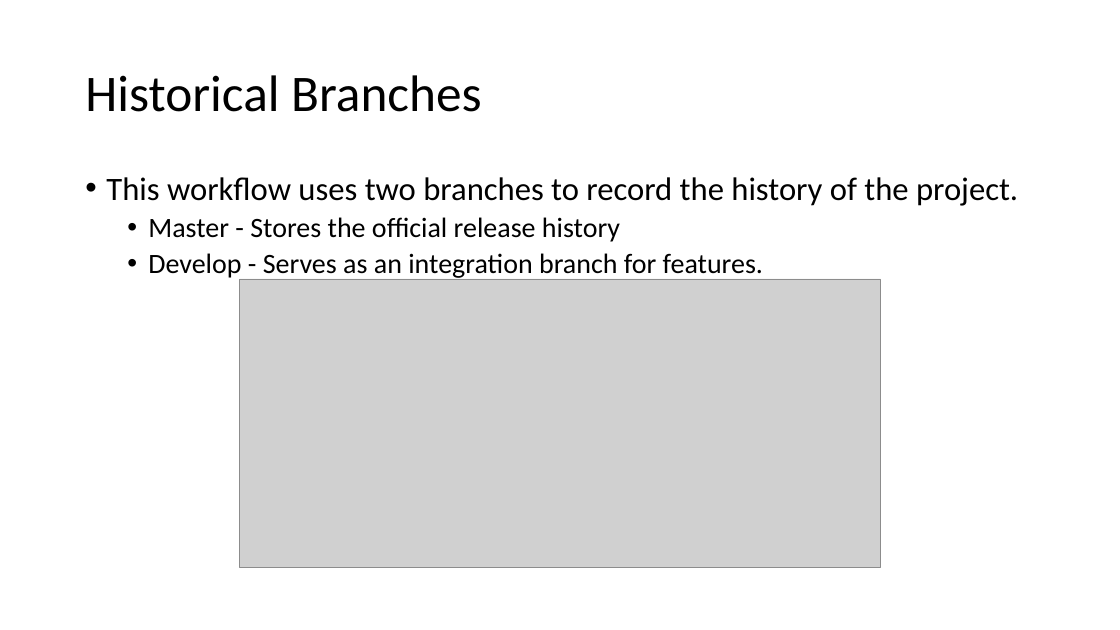
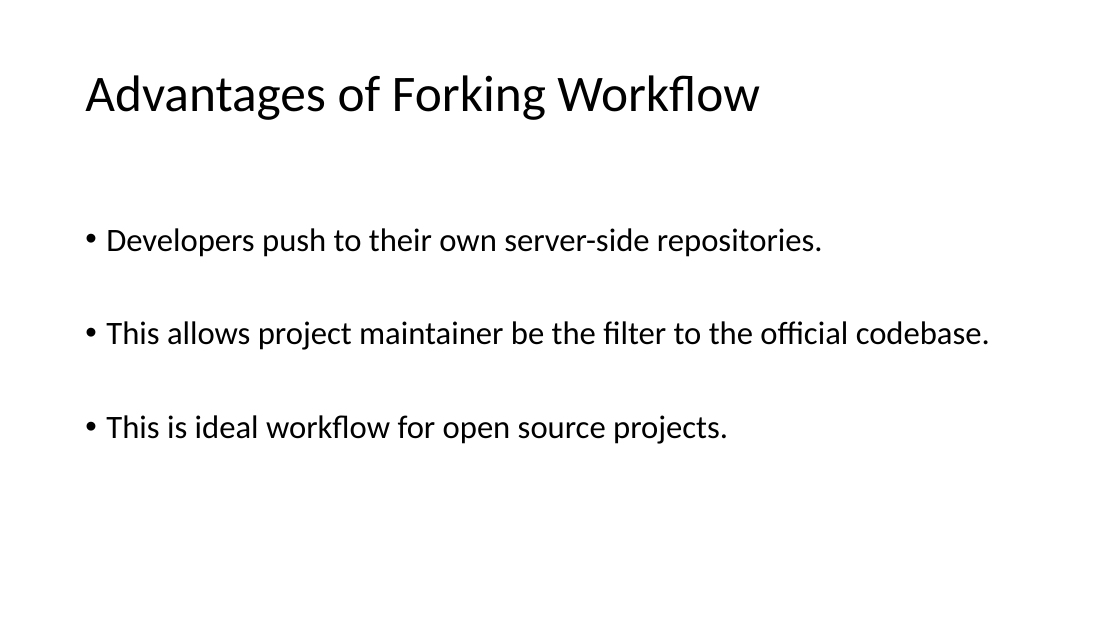
Before and after one commit to dilorc2/forkgitworkflow.github.io, a slide deck: slide 3 of files/GitWorkflow.pptx (slide 2 before the commit). Drawn at 1120x630 pixels with LibreOffice and Linux fonts; fonts in the diff are those of the drawing; grey boxes stand for pictures. Boxes give left, top, right and bottom in pixels: in the first picture for what was removed or moved away, otherwise in the second. Text is boxed around its words. In the diff, an @@ line names an element or a change of style, - is before the commit and + after.

```diff
--- a/files/GitWorkflow.pptx
+++ b/files/GitWorkflow.pptx
@@ title at box(85, 75, 759, 120): text changed @@
-Historical Branches
+Advantages of Forking Workflow
@@ text at box(106, 228, 990, 444): text changed; size 24 to 28 pt @@
-• This workflow uses two branches to record the history of the project.
-  • Master - Stores the official release history
-  • Develop - Serves as an integration branch for features.
+• Developers push to their own server-side repositories.
+• This allows project maintainer be the filter to the official codebase.
+• This is ideal workflow for open source projects.
@@ picture removed at box(239, 279, 881, 567) @@
```
Also in this commit, not shown: 1 other slide changed, 6 slides added, 10 slides removed, 4 other files.
